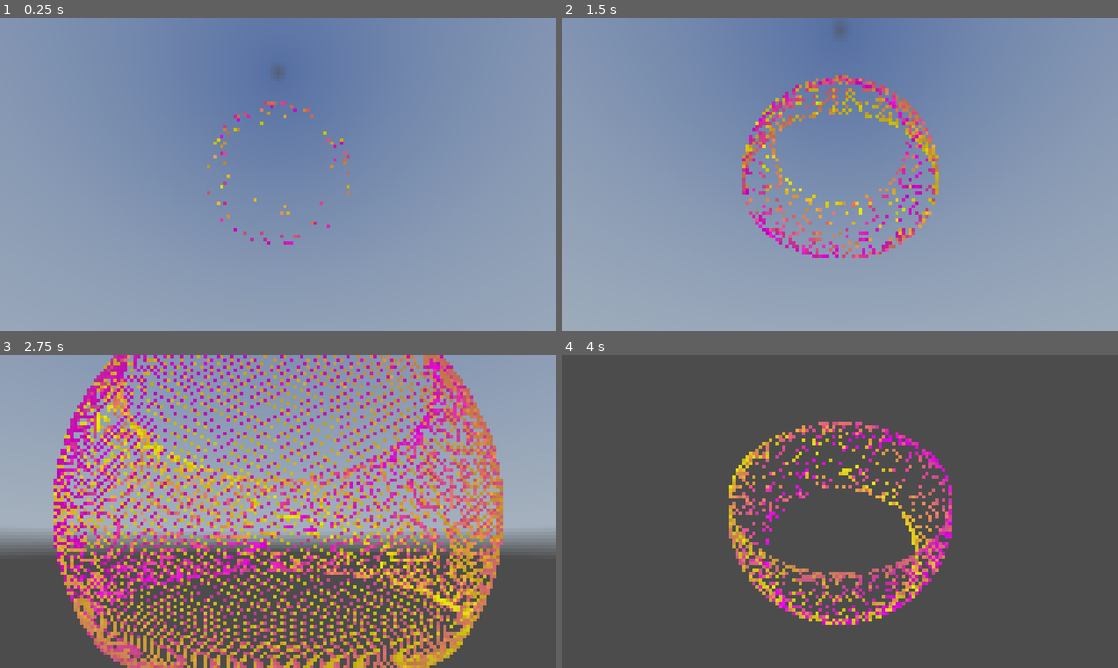
Above: before the commit, frames 1-4 (two rows, left to right).
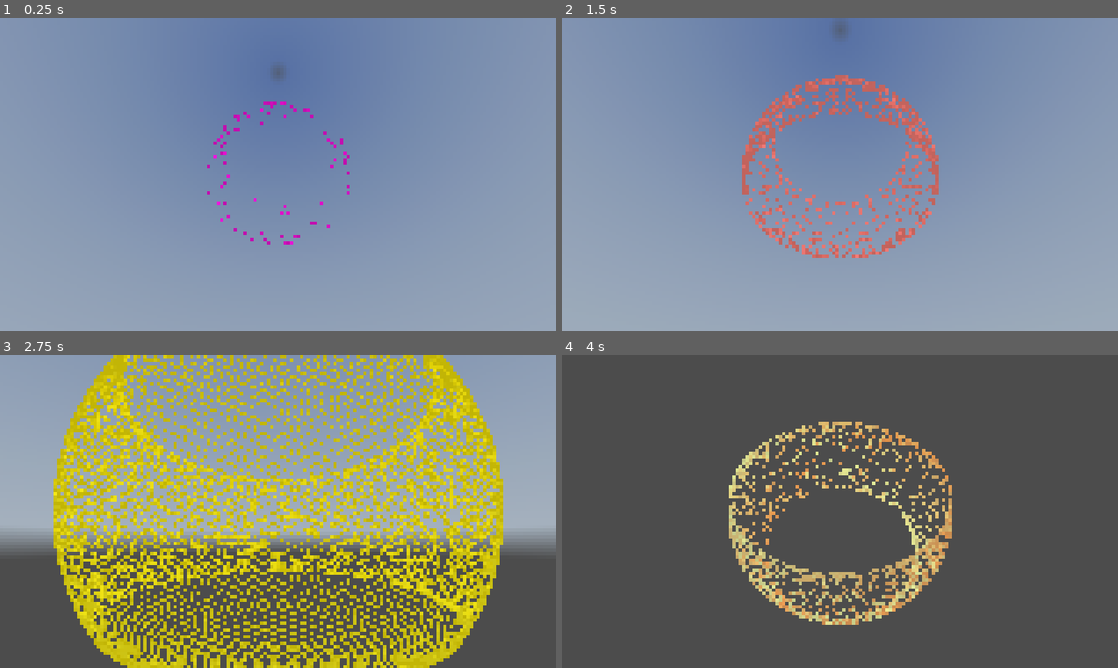
Above: after the commit, the same moments.

Repository: kasworld/gd4orbit_sphere3d
Game: Godot game, scene res://main.tscn
Same seed, same stepped clock (60 frames per second), same inputs: the game is played once before the commit and once after it. A sky picture missing from this copy of the repository is replaced by a grey-blue gradient.
Inputs (mouse positions are in pixels of both pictures, inside the frame that each line leads up to):
- Up to frame 1 (0.25 s): no input
- Up to frame 2 (1.5 s): tap Enter at 0.5 s; move the mouse to (962, 158) at 0.52 s; click (962, 158) at 0.67 s; move the mouse to (728, 190) at 1.27 s; click (728, 190) at 1.42 s
- Up to frame 3 (2.75 s): move the mouse to (333, 442) at 2.02 s; click (333, 442) at 2.17 s
- Up to frame 4 (4 s): move the mouse to (812, 574) at 2.77 s; click (812, 574) at 2.92 s; move the mouse to (1006, 558) at 3.52 s; click (1006, 558) at 3.67 s

The runs differ from the first frame. In frame 1, 0.4% of the frame differs, in the area x 37-63%, y 26-73%; in frame 2, 3.3%; in frame 3, 25%, in the area x 9-91%, y 0-100%; in frame 4, 6.1%.

Commit message:
부드러운 색 변화

Diff:
--- a/bracelet_2.gd
+++ b/bracelet_2.gd
@@ -43,16 +43,23 @@
 
 var visible_count :int = 3
 var count_inc :int = 1
-var color_from := Color.MAGENTA
-var color_to := Color.YELLOW
+var color1_from := Color.MAGENTA
+var color1_to := Color.YELLOW
+var color2_from := Color.MAGENTA
+var color2_to := Color.YELLOW
 func change_visible_count() -> void:
 	visible_count += count_inc
 	if visible_count > multimesh.instance_count:
 		count_inc = -1
 		visible_count = multimesh.instance_count
+		color2_from = color2_to
+		color2_to = NamedColorList.color_list.pick_random()[0]
 	if visible_count < 3:
 		count_inc = 1
 		visible_count = 3
-		color_from = NamedColorList.color_list.pick_random()[0]
-		color_to = NamedColorList.color_list.pick_random()[0]
-	update_orbit(visible_count,color_from, color_to)
+		color1_from = color1_to
+		color1_to = NamedColorList.color_list.pick_random()[0]
+	var rate = (visible_count as float) / (multimesh.instance_count as float)
+	var color1 = color1_from.lerp(color1_to, rate)
+	var color2 = color2_from.lerp(color2_to, rate)
+	update_orbit(visible_count,color1, color2)
